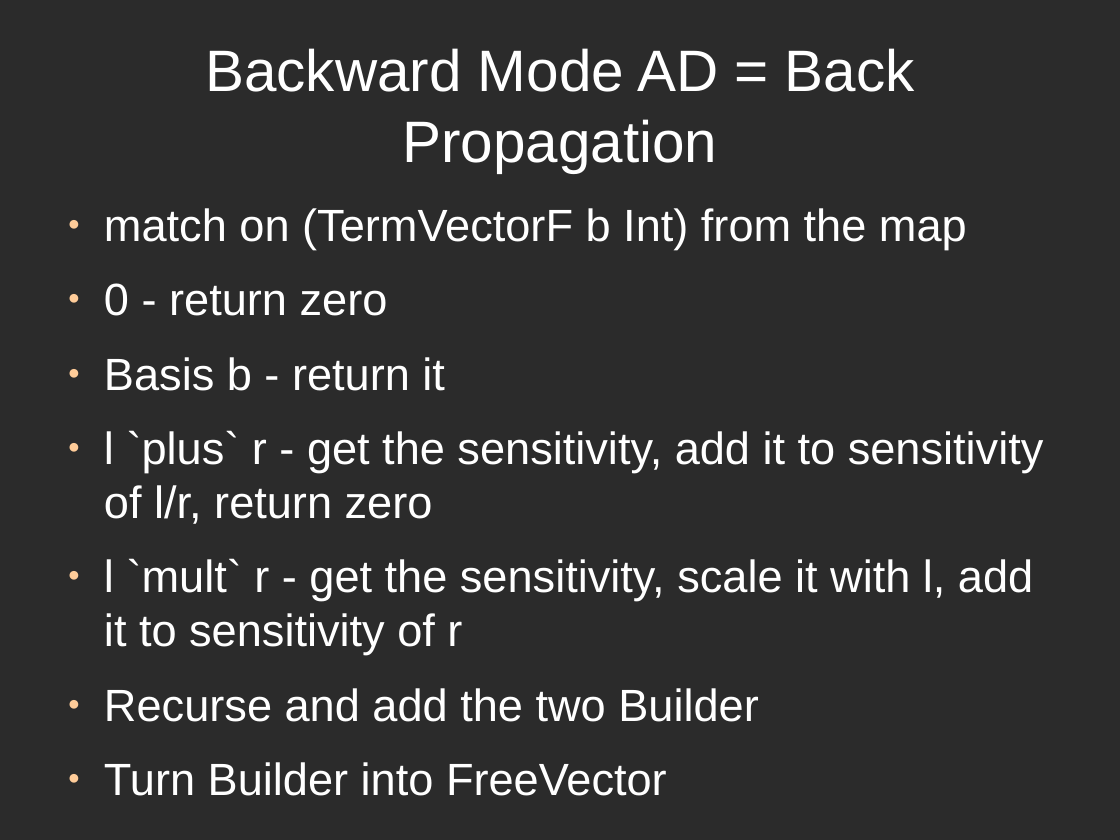
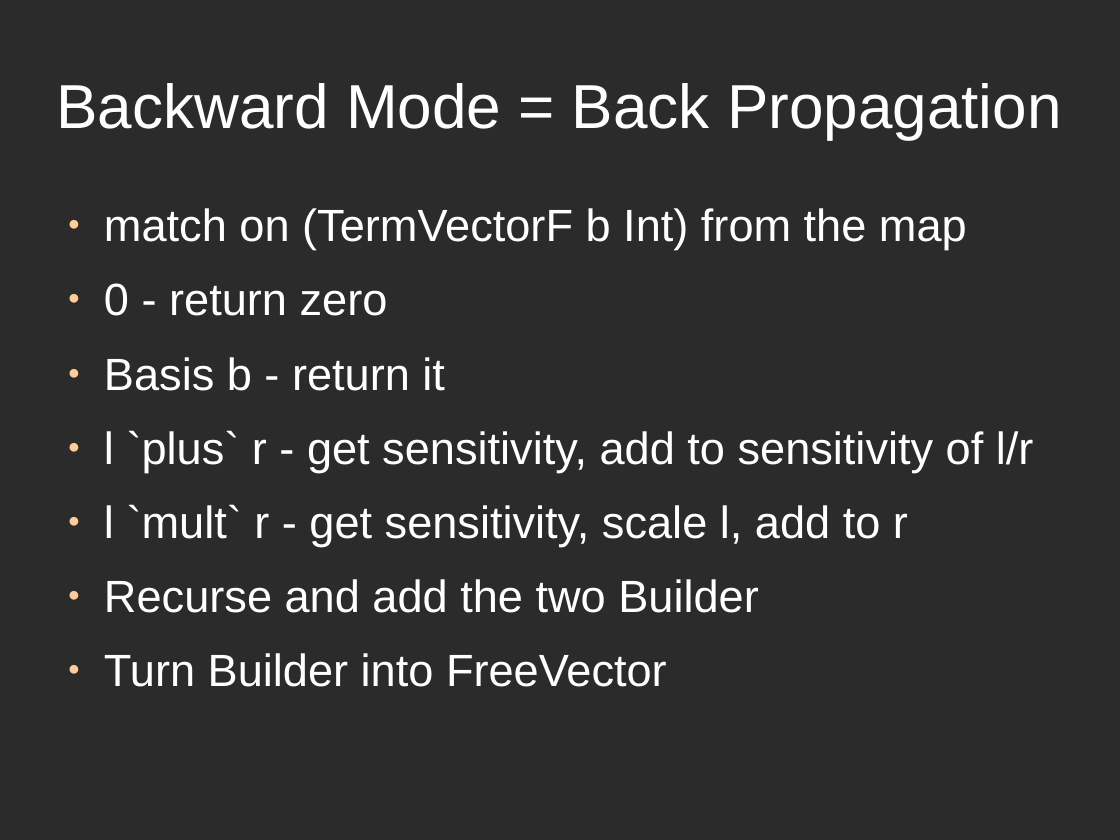
Before and after one commit to ThoughtWorksInc/DeepDarkFantasy, a slide deck: slide 34 of Talk.odp (slide 28 before the commit). Drawn at 1120x840 pixels with LibreOffice and Linux fonts; fonts in the diff are those of the drawing; background and template pictures are left out; a plain dark background stands for a picture behind light text. Boxes give left, top, right and bottom in pixels: in the first picture for what was removed or moved away, otherwise in the second. Text is boxed around its words. In the diff, an @@ line names an element or a change of style, - is before the commit and + after.

```diff
--- a/Talk.odp
+++ b/Talk.odp
@@ title at [56, 83, 1062, 139]: text changed; size 41.4 to 44 pt @@
-Backward Mode AD = Back Propagation
+Backward Mode = Back Propagation
@@ text at [104, 430, 1034, 547]: text changed @@
-● l `plus` r - get the sensitivity, add it to sensitivity of l/r, return zero
-● l `mult` r - get the sensitivity, scale it with l, add it to sensitivity of r
+● l `plus` r - get sensitivity, add to sensitivity of l/r
+● l `mult` r - get sensitivity, scale l, add to r
```
Also in this commit, not shown: 26 other slides changed, 9 slides added, 1 slide removed.
